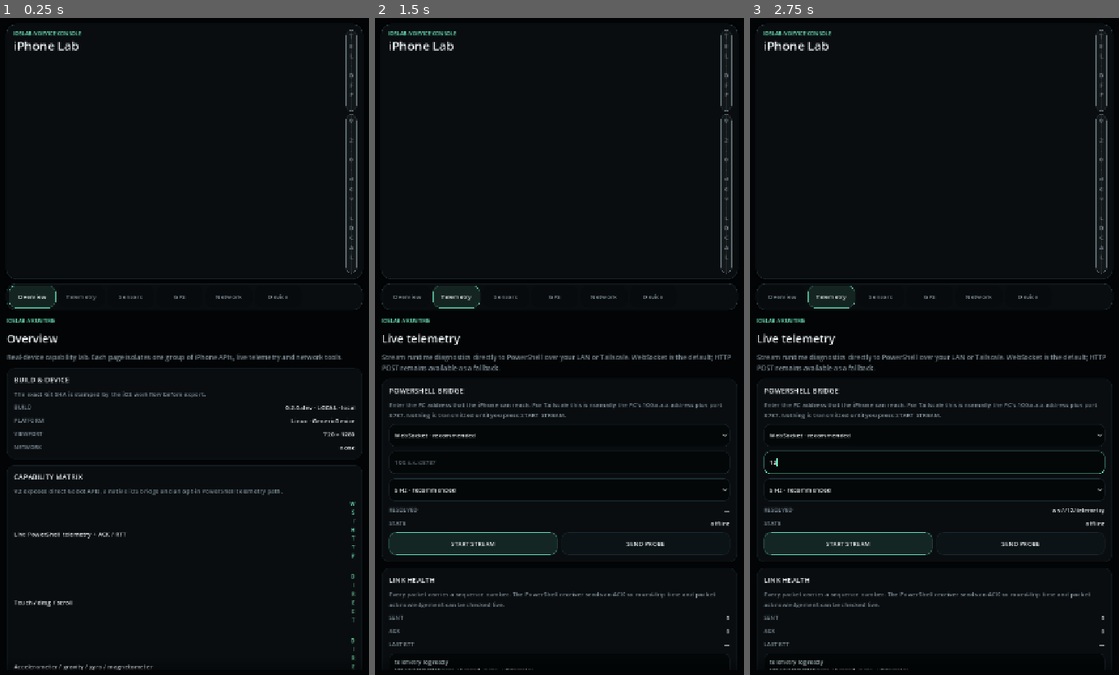
Above: before the commit, frames 1-3 (left to right).
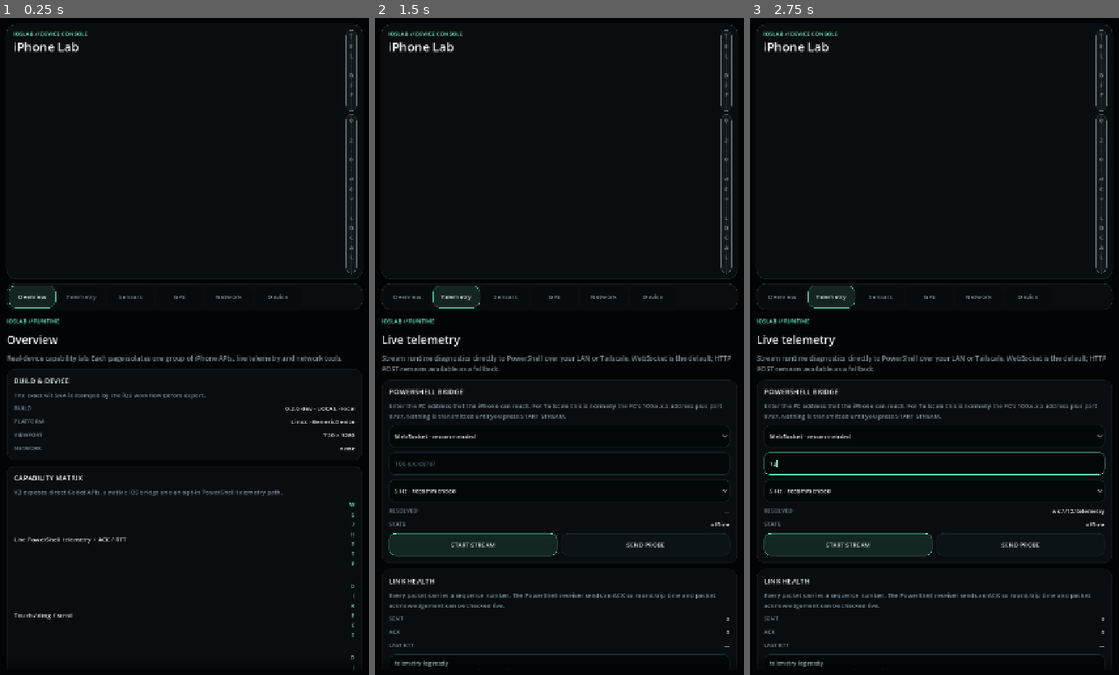
Above: after the commit, the same moments.

Repository: Rzbck/ios-godot-lab
Game: Godot game, scene res://scenes/main.tscn
Same seed, same stepped clock (60 frames per second), same inputs: the game is played once before the commit and once after it.
Inputs (mouse positions are in pixels of both pictures, inside the frame that each line leads up to):
- Up to frame 1 (0.25 s): no input
- Up to frame 2 (1.5 s): click "Overview" at 0.5 s; click "Telemetry" at 1.25 s
- Up to frame 3 (2.75 s): click (934, 464) at 2.02 s; type "12" at 2.1 s

The runs differ from the first frame. In frame 1, 2.9% of the frame differs, in the area x 1-98%, y 2-100%; in frame 2, 4.3%; in frame 3, 4.7%.

Commit message:
style: enforce compact Apple-aligned minimum text sizing

Diff:
--- a/scripts/main.gd
+++ b/scripts/main.gd
@@ -76,7 +76,7 @@
 	title_stack.mouse_filter = Control.MOUSE_FILTER_IGNORE
 	header.add_child(title_stack)
 
-	title_stack.add_child(UI.label("IOSLAB // DEVICE CONSOLE", 10, UI.ACCENT))
+	title_stack.add_child(UI.label("IOSLAB // DEVICE CONSOLE", 11, UI.ACCENT))
 	title_stack.add_child(UI.label("iPhone Lab", 24, UI.TEXT))
 
 	var right_stack := VBoxContainer.new()
--- a/scripts/pages/overview_page.gd
+++ b/scripts/pages/overview_page.gd
@@ -101,7 +101,7 @@
 	left.size_flags_horizontal = Control.SIZE_EXPAND_FILL
 	row.add_child(left)
 
-	var right := UI.label(state, 10, color)
+	var right := UI.label(state, 11, color)
 	right.horizontal_alignment = HORIZONTAL_ALIGNMENT_RIGHT
 	row.add_child(right)
 
--- a/scripts/ui.gd
+++ b/scripts/ui.gd
@@ -271,7 +271,7 @@
 
 
 static func section_title(parent: Container, title_text: String, subtitle: String = "") -> void:
-	var eyebrow := label("IOSLAB // RUNTIME", 10, ACCENT)
+	var eyebrow := label("IOSLAB // RUNTIME", 11, ACCENT)
 	parent.add_child(eyebrow)
 	var title := label(title_text, 22, TEXT)
 	parent.add_child(title)
